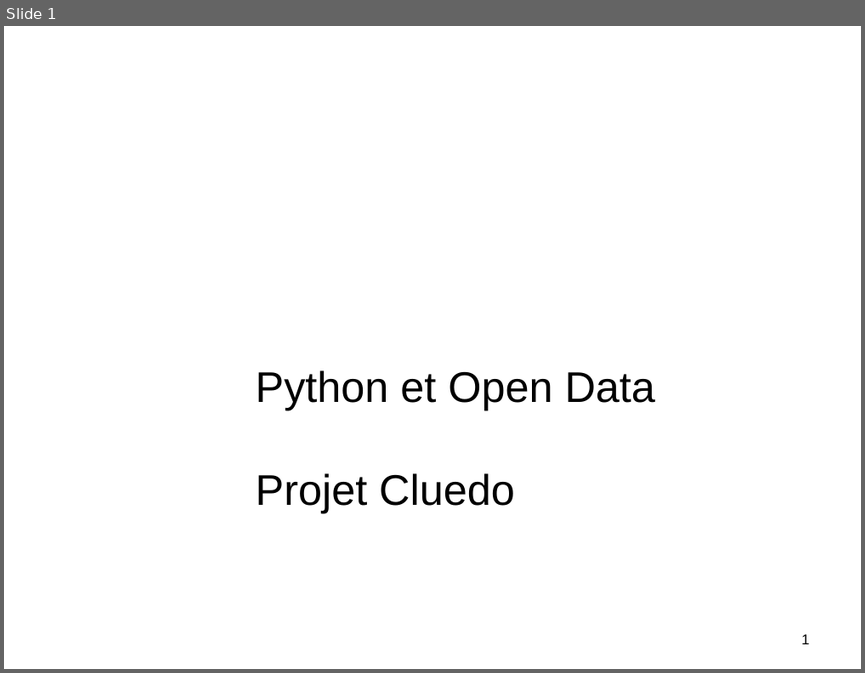
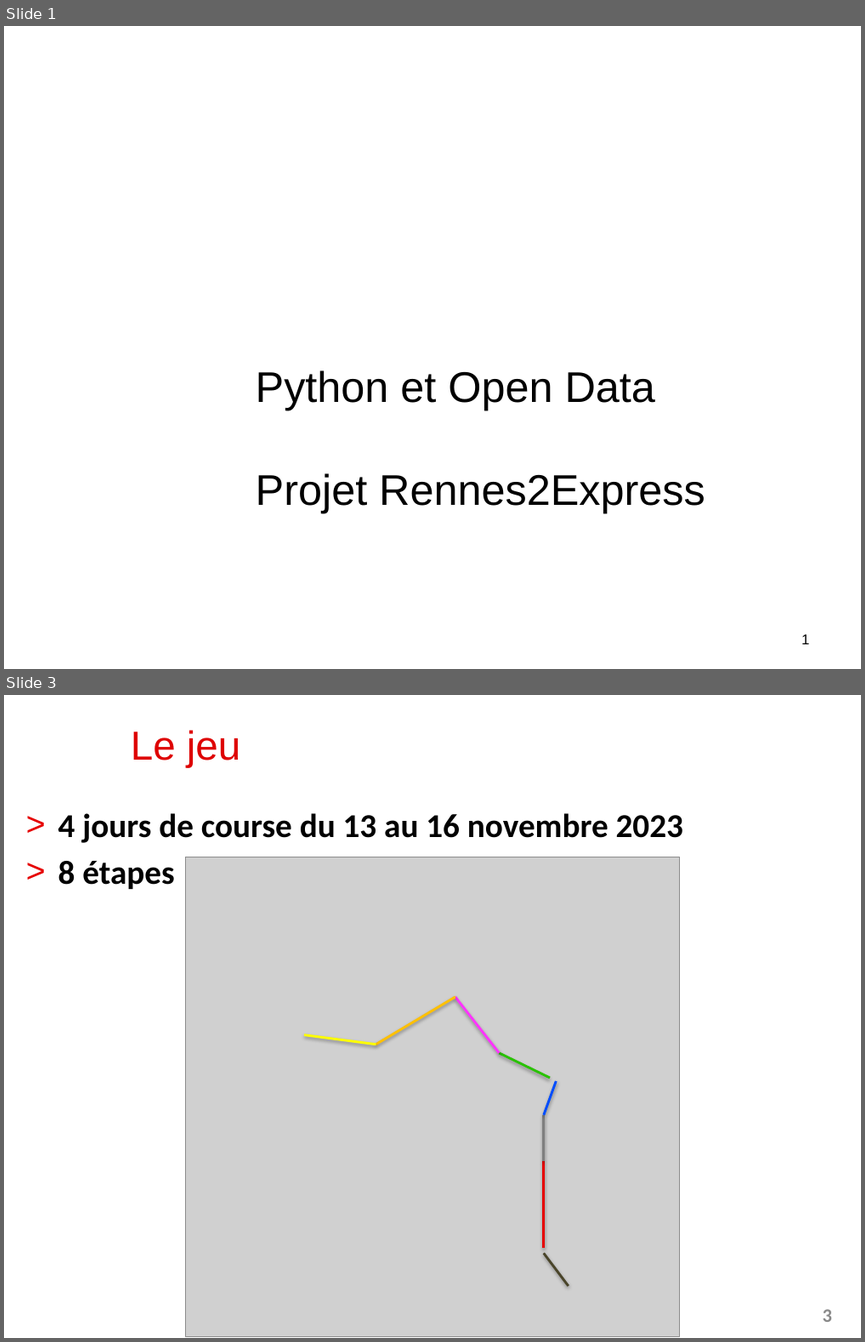
Before and after one commit to alemaitr/python_opendata_l2, a slide deck: pres_projet.pptx. Shown one above the other, each under a label of ours: slide 1 before the commit, slides 1 and 3 after it; the slides between them are not shown. The pictures are 865x673 and 865x1342 pixels, drawn with LibreOffice and Linux fonts; fonts in the diff are those of the drawing; grey boxes stand for pictures; background and template pictures are left out. Boxes give left, top, right and bottom in pixels: in the first picture for what was removed or moved away, otherwise in the second. Text is boxed around its words. In the diff, an @@ line names an element or a change of style, - is before the commit and + after.

Commit message:
Mise à jour présentation Rennes 2 Express

```diff
--- a/pres_projet.pptx
+++ b/pres_projet.pptx
@@ slide 3 added at bbox=[4, 695, 861, 1338], background #FFFFFF @@
@@ title added at bbox=[131, 730, 240, 768], 34 pt, text #DE0000 @@
+Le jeu
@@ text added at bbox=[58, 813, 683, 889], 28 pt, text #000000, bold @@
+> 4 jours de course du 13 au 16 novembre 2023
+> 8 étapes
@@ picture added at bbox=[186, 857, 679, 1336] @@
@@ line added from (455, 997) to (375, 1043), #FFC000 2 pt @@
@@ line added from (500, 1053) to (455, 997), #FF33FF 2 pt @@
@@ line added from (375, 1043) to (304, 1035), #FFFF00 2 pt @@
@@ line added from (550, 1077) to (500, 1053), #29C200 2 pt @@
@@ line added from (544, 1115) to (556, 1081), #004DFF 2 pt @@
@@ line added from (544, 1161) to (544, 1115), #7F7F7F 2 pt @@
@@ line added from (544, 1247) to (544, 1161), #E60000 2 pt @@
@@ line added from (568, 1286) to (544, 1253), #4A452A 2 pt @@
@@ page number added at bbox=[800, 1298, 854, 1332], fill #FFFFFF, outline #FFFFFF 0.75 pt, 16 pt, text #898989, bold @@
+3
@@ slide 1 changed as well @@
@@ title at bbox=[256, 370, 705, 513]: text changed @@
-Python et Open Data
-Projet Cluedo
+Python et Open Data
+Projet Rennes2Express
```
Also in this commit, not shown: 3 other slides changed, 10 other slides added, 7 slides removed, 2 other files.
